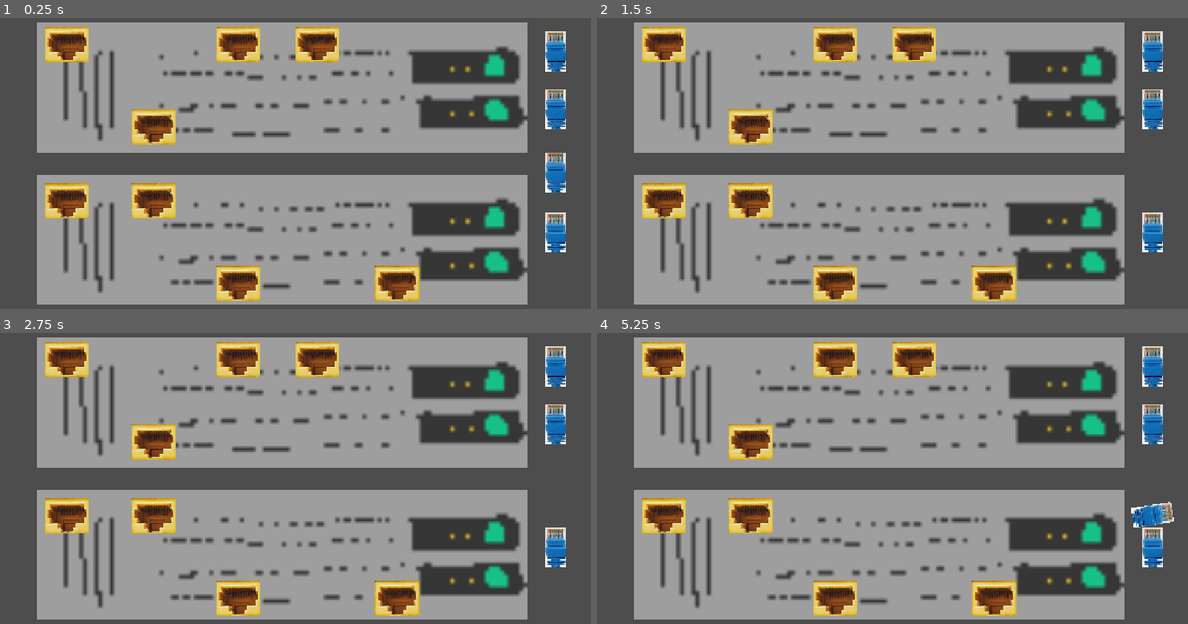
Above: before the commit, frames 1-4 (two rows, left to right).
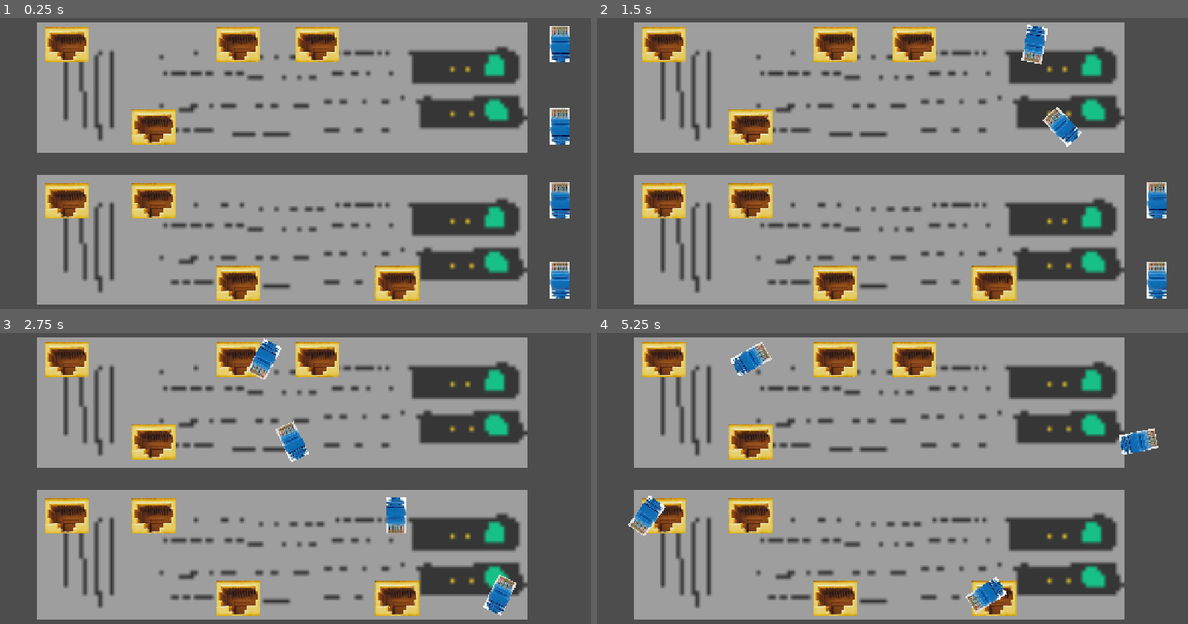
Above: after the commit, the same moments.

Repository: KeaganErasmus/Clod-Godo-Wild-Jam-99
Game: Godot game, scene res://Scenes/Plugging/plugging.tscn
Two runs of this game, one before a commit and one after it. Both use one fixed random seed, a clock stepped at 60 frames per second and the inputs below. The project has no main scene, so this scene is started directly.
Inputs (mouse positions are in pixels of both pictures, inside the frame that each line leads up to):
- Up to frame 1 (0.25 s): no input
- Up to frame 2 (1.5 s): tap Enter at 0.5 s; move the mouse to (1022, 148) at 0.52 s; hold D (move_right) 0.53-1.28 s; tap 1 (num_1, bound only after the commit) at 0.6 s; tap 2 (num_2, bound only after the commit) at 0.8, 1.35 s; move the mouse to (774, 183) at 1.27 s; hold S (move_down) from 1.28 s (still down)
- Up to frame 3 (2.75 s): tap 3 (num_3, bound only after the commit) at 1.55, 2.1 s; move the mouse to (354, 408) at 2.02 s; release S (move_down) at 2.03 s; hold D (move_right) from 2.03 s (still down); tap 4 (num_4, bound only after the commit) at 2.3 s
- Up to frame 4 (5.25 s): move the mouse to (862, 548) at 2.77 s; release D (move_right) at 2.78 s; hold W (move_up) 2.78-3.53 s; tap 4 (num_4, bound only after the commit) at 2.85 s; tap 1 (num_1, bound only after the commit) at 3.05, 4.35 s; move the mouse to (1069, 530) at 3.52 s; hold Space (magnetize) 3.53-4.28 s; hold A (move_left) 3.53-5.03 s; tap 2 (num_2, bound only after the commit) at 3.8, 5.1 s; move the mouse to (715, 431) at 4.27 s; tap 3 (num_3, bound only after the commit) at 4.55 s; move the mouse to (922, 481) at 5.02 s; hold S (move_down) from 5.03 s (still down)

The runs differ from the first frame. In frame 1, 2.8% of the frame differs, in the area x 92-97%, y 2-97%; in frame 2, 3.1%; in frame 3, 3.1%; in frame 4, 3.5%, in the area x 5-98%, y 3-97%.

Commit message:
feat(): plugging game reworked

Diff:
--- a/Scenes/Plugging/eth_head.gd
+++ b/Scenes/Plugging/eth_head.gd
@@ -1,17 +1,26 @@
+class_name EthHead
 extends Node2D
 
 var clicked_in: bool = false
 var can_be_clicked_in: bool = false
+var is_active: bool = false
+
+@export var speed: int = 5
 
 # Called when the node enters the scene tree for the first time.
 func _ready() -> void:
 	pass # Replace with function body.
 
-#func _process(delta: float) -> void:
-	#rotation = 0.0
+func _process(delta: float) -> void:
+	if is_active and !clicked_in:
+		position.x -= speed
+		rotate(15)
+
+func set_active_state(state: bool) -> void:
+	is_active = state
 
 func move_head(dir: Types.Direction, speed: int) -> void:
-	if clicked_in:
+	if clicked_in or !is_active:
 		return
 
 	match dir:
@@ -28,10 +37,12 @@
 			rotate(15)
 			position.y += speed
 
-func click_in() -> void:
+func click_in() -> bool:
 	if can_be_clicked_in:
 		clicked_in = true
-
+		is_active = false
+		return true
+	return false
 
 func _on_area_2d_area_entered(area: Area2D) -> void:
 	can_be_clicked_in = true
--- a/Scenes/Plugging/plugging.gd
+++ b/Scenes/Plugging/plugging.gd
@@ -5,37 +5,62 @@
 var num_active_ports: int = 4
 var used = []
 
-@onready var eth_head = $EthHeads/EthHead
+var active_head: EthHead = null
+
+var starting_positions = [
+	Vector2(1213.0, 94.0),
+	Vector2(1213.0, 273.0),
+	Vector2(1213.0, 434.0),
+	Vector2(1213.0, 606.0),
+]
+
+var heads: Array[Node]
+
+@onready var top_ports = $PortsTop.get_children()
+@onready var bot_ports = $PortsBot.get_children()
 
 # Called when the node enters the scene tree for the first time.
 func _ready() -> void:
 	set_active_ports()
+	#reset_all_head_positions()
+	heads = $EthHeads.get_children()
+
+	print(top_ports[0].position)
 
 # Called every frame. 'delta' is the elapsed time since the previous frame.
 func _process(_delta: float) -> void:
-	var y_input = Input.get_axis("move_down", "move_up")
-	var x_input = Input.get_axis("move_left", "move_right")
-
-	match y_input:
-		1.0:
-			eth_head.move_head(Types.Direction.UP, move_speed)
-		-1.0:
-			eth_head.move_head(Types.Direction.DOWN, move_speed)
-	match x_input:
-		1.0:
-			eth_head.move_head(Types.Direction.RIGHT, move_speed)
-		-1.0:
-			eth_head.move_head(Types.Direction.LEFT, move_speed)
+	#var y_input = Input.get_axis("move_down", "move_up")
+	#var x_input = Input.get_axis("move_left", "move_right")
+	if active_head:
+		pass
+		#match y_input:
+			#1.0:
+				#active_head.move_head(Types.Direction.UP, move_speed)
+			#-1.0:
+				#active_head.move_head(Types.Direction.DOWN, move_speed)
+		#match x_input:
+			#1.0:
+				#active_head.move_head(Types.Direction.RIGHT, move_speed)
+			#-1.0:
+				#active_head.move_head(Types.Direction.LEFT, move_speed)
 
 	if Input.is_action_just_pressed("ui_select"):
-		eth_head.click_in()
+		for head in heads:
+			head.click_in()
+		#if active_head.click_in():
+			#active_head = null
 
+	for head in heads:
+		if head.position.x <= 0:
+			reset_head_position(head)
+	set_ative_head()
+	draw_connections()
 
 func set_active_ports():
 	var active_ports: int = 0
 	var index: int = 0
 
-	var top_ports = $PortsTop.get_children()
+
 	for port in top_ports:
 		index = randi_range(0, top_ports.size() - 1)
 
@@ -50,7 +75,7 @@
 	used.clear()
 	active_ports = 0
 
-	var bot_ports = $PortsBot.get_children()
+
 	for port in bot_ports:
 		index = randi_range(0, bot_ports.size() - 1)
 
@@ -61,3 +86,32 @@
 
 		if active_ports >= num_active_ports:
 			break
+
+func set_ative_head():
+	if Input.is_action_just_pressed("num_1"):
+		active_head = $EthHeads/EthHead
+	if Input.is_action_just_pressed("num_2"):
+		active_head = $EthHeads/EthHead2
+	if Input.is_action_just_pressed("num_3"):
+		active_head = $EthHeads/EthHead3
+	if Input.is_action_just_pressed("num_4"):
+		active_head = $EthHeads/EthHead4
+
+	if active_head:
+		active_head.set_active_state(true)
+
+func reset_head_position(head: EthHead):
+	if head == active_head:
+		active_head.set_active_state(false)
+	head.set_active_state(false)
+	if head == $EthHeads/EthHead:
+		head.position = starting_positions[0]
+	if head == $EthHeads/EthHead2:
+		head.position = starting_positions[1]
+	if head == $EthHeads/EthHead3:
+		head.position = starting_positions[2]
+	if head == $EthHeads/EthHead4:
+		head.position = starting_positions[3]
+
+func draw_connections():
+	draw_line(top_ports[0].position, bot_ports[0].position, Color.BLACK)
--- a/Scenes/Plugging/plugging.tscn
+++ b/Scenes/Plugging/plugging.tscn
@@ -95,20 +95,20 @@
 [node name="EthHeads" type="Node" parent="." unique_id=1488088583]
 
 [node name="EthHead" parent="EthHeads" unique_id=1270304755 instance=ExtResource("4_fqgmi")]
-position = Vector2(1203, 372.00003)
-scale = Vector2(1, 0.43999997)
+position = Vector2(1213, 94)
+scale = Vector2(1, 0.39999998)
 
-[node name="EthHead2" parent="EthHeads" unique_id=1280318258 instance=ExtResource("4_fqgmi")]
-position = Vector2(1203, 504)
-scale = Vector2(1, 0.43999997)
+[node name="EthHead2" parent="EthHeads" unique_id=393957347 instance=ExtResource("4_fqgmi")]
+position = Vector2(1213, 273)
+scale = Vector2(1, 0.39999998)
 
-[node name="EthHead3" parent="EthHeads" unique_id=2014542447 instance=ExtResource("4_fqgmi")]
-position = Vector2(1203, 235)
-scale = Vector2(1, 0.43999997)
+[node name="EthHead3" parent="EthHeads" unique_id=1910162808 instance=ExtResource("4_fqgmi")]
+position = Vector2(1213, 434.00003)
+scale = Vector2(1, 0.39999998)
 
-[node name="EthHead4" parent="EthHeads" unique_id=459189529 instance=ExtResource("4_fqgmi")]
-position = Vector2(1203, 110.00001)
-scale = Vector2(1, 0.43999997)
+[node name="EthHead4" parent="EthHeads" unique_id=1095906674 instance=ExtResource("4_fqgmi")]
+position = Vector2(1213, 606)
+scale = Vector2(1, 0.39999998)
 
 [node name="Sprite2D" type="Sprite2D" parent="." unique_id=1356016972]
 position = Vector2(611, 188.00003)
@@ -119,3 +119,7 @@
 position = Vector2(611, 518)
 scale = Vector2(8.2890625, 8.8125)
 texture = ExtResource("3_kse2n")
+
+[node name="Line2D" type="Line2D" parent="." unique_id=1443917387]
+position = Vector2(1213, 606)
+scale = Vector2(1, 0.39999998)
--- a/project.godot
+++ b/project.godot
@@ -57,10 +57,30 @@
 , Object(InputEventKey,"resource_local_to_scene":false,"resource_name":"","device":-1,"window_id":0,"alt_pressed":false …(186 unchanged characters)…
 ]
 }
+num_1={
+"deadzone": 0.2,
+"events": [Object(InputEventKey,"resource_local_to_scene":false,"resource_name":"","device":-1,"window_id":0,"alt_pressed":false,"shift_pressed":false,"ctrl_pressed":false,"meta_pressed":false,"pressed":false,"keycode":0,"physical_keycode":49,"key_label":0,"unicode":49,"location":0,"echo":false,"script":null)
+]
+}
+num_2={
+"deadzone": 0.2,
+"events": [Object(InputEventKey,"resource_local_to_scene":false,"resource_name":"","device":-1,"window_id":0,"alt_pressed":false,"shift_pressed":false,"ctrl_pressed":false,"meta_pressed":false,"pressed":false,"keycode":0,"physical_keycode":50,"key_label":0,"unicode":50,"location":0,"echo":false,"script":null)
+]
+}
+num_3={
+"deadzone": 0.2,
+"events": [Object(InputEventKey,"resource_local_to_scene":false,"resource_name":"","device":-1,"window_id":0,"alt_pressed":false,"shift_pressed":false,"ctrl_pressed":false,"meta_pressed":false,"pressed":false,"keycode":0,"physical_keycode":51,"key_label":0,"unicode":51,"location":0,"echo":false,"script":null)
+]
+}
+num_4={
+"deadzone": 0.2,
+"events": [Object(InputEventKey,"resource_local_to_scene":false,"resource_name":"","device":-1,"window_id":0,"alt_pressed":false,"shift_pressed":false,"ctrl_pressed":false,"meta_pressed":false,"pressed":false,"keycode":0,"physical_keycode":52,"key_label":0,"unicode":52,"location":0,"echo":false,"script":null)
+]
+}
 magnetize={
 "deadzone": 0.2,
 "events": [Object(InputEventKey,"resource_local_to_scene":false,"resource_name":"","device":-1,"window_id":0,"alt_press …(191 unchanged characters)…
-, Object(InputEventMouseButton,"resource_local_to_scene":fal …(106 unchanged characters)… alse,"meta_pressed":false,"button_mask":1,"position":Vector2(77, 12),"global_position":Vector2(89, 72),"factor":1.0,"button_index":1,"canceled":false,"pressed":true,"double_click":false,"script":null)
+, Object(InputEventMouseButton,"resource_local_to_scene":fal …(106 unchanged characters)… alse,"meta_pressed":false,"button_mask":0,"position":Vector2(0, 0),"global_position":Vector2(0, 0),"factor":1.0,"button_index":1,"canceled":false,"pressed":false,"double_click":false,"script":null)
 ]
 }
 
